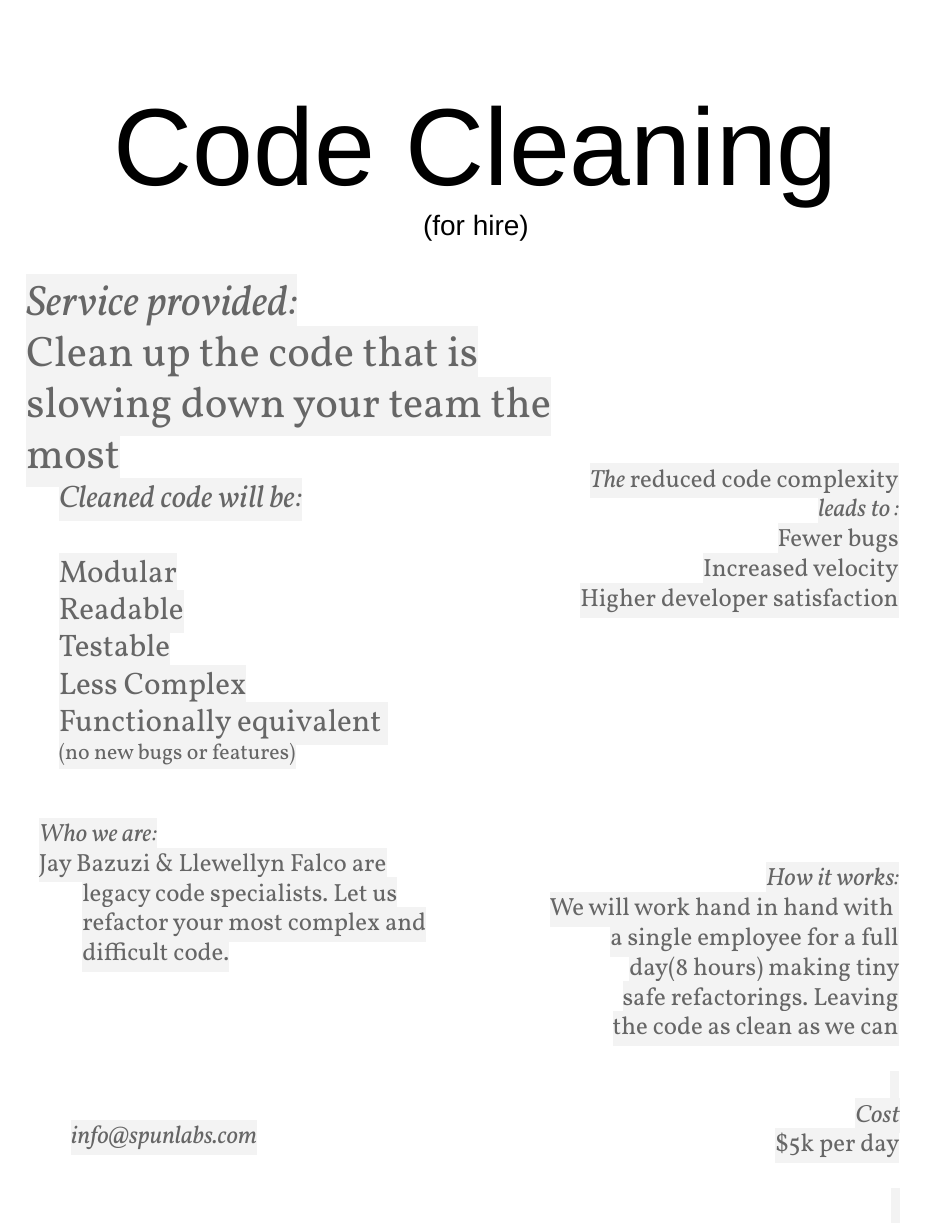
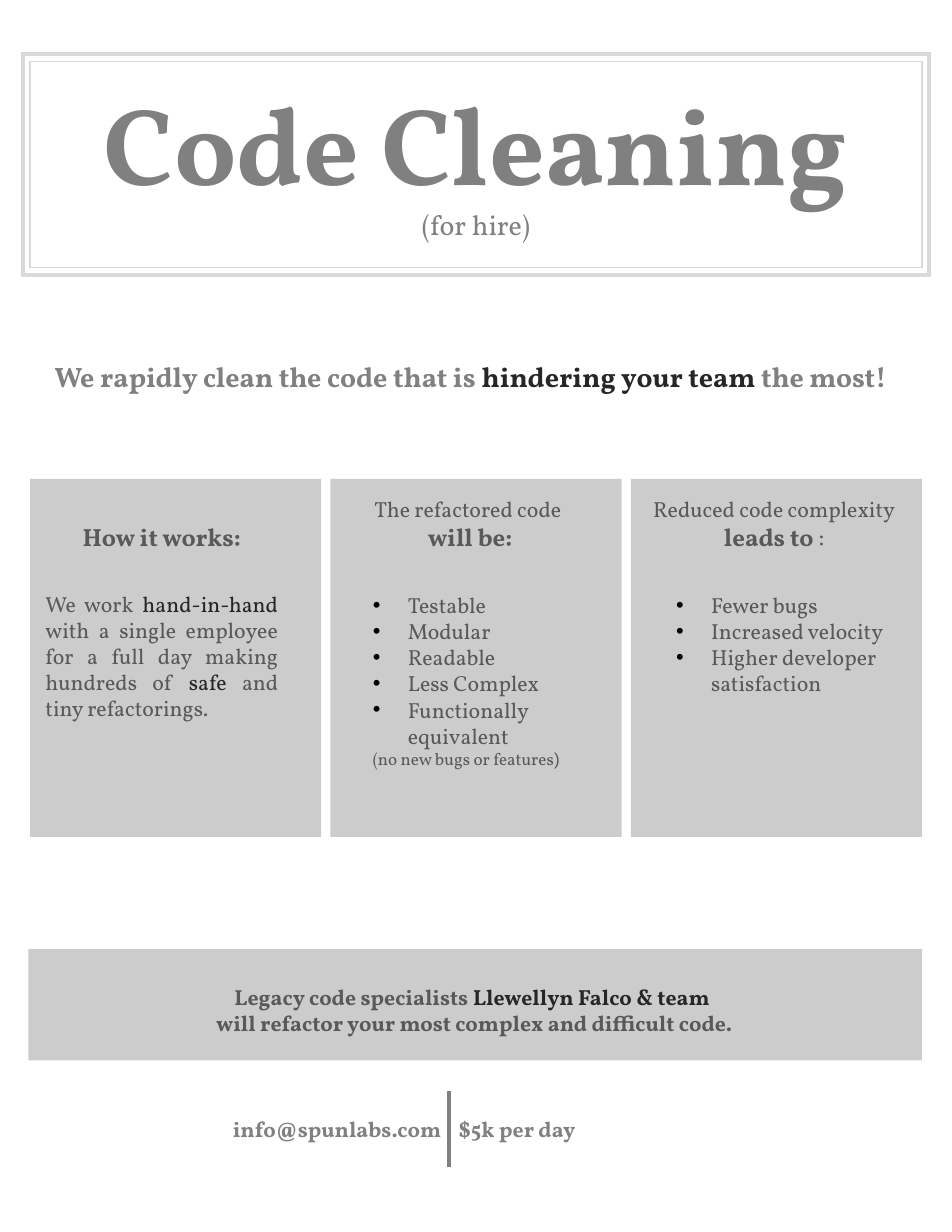
Before and after one commit to LearnWithLlew/RefactoringToCleanerCode.Slides, a slide deck: slide 2 of marketing/CodeCleanerForHire.pptx (slide 1 before the commit). Drawn at 952x1232 pixels with LibreOffice and Linux fonts; fonts in the diff are those of the drawing. Boxes give left, top, right and bottom in pixels: in the first picture for what was removed or moved away, otherwise in the second. Text is boxed around its words. In the diff, an @@ line names an element or a change of style, - is before the commit and + after.

```diff
--- a/marketing/CodeCleanerForHire.pptx
+++ b/marketing/CodeCleanerForHire.pptx
@@ rectangle added at [24, 54, 930, 274], outline #D9D9D9 2.25 pt @@
@@ rectangle added at [30, 62, 922, 267], outline #D9D9D9 0.75 pt @@
@@ title "Code Cleaning (for hire)": place and size @@
-title "Code Cleaning (for hire)" at [114, 105, 838, 240]
+title "Code Cleaning (for hire)" at [104, 106, 848, 243]
@@ title "Code Cleaning (for hire)" at [104, 106, 848, 243]: font Arial to Vollkorn, text colour #000000 to #808080; bold on in "Code Cleaning" @@
@@ subtitle removed at [26, 285, 552, 428] @@
-Service provided:
-Clean up the code that is slowing down your team the most
@@ text added at [55, 367, 886, 394], 18 pt, text #808080, bold @@
+We rapidly clean the code that is hindering your team the most!
@@ rectangle added at [30, 479, 321, 838], fill #CCCCCC @@
@@ rectangle added at [330, 479, 622, 838], fill #CCCCCC @@
@@ text at [590, 469, 899, 516]: paragraphs removed @@
-The reduced code complexity
-leads to :
@@ rectangle added at [631, 479, 922, 838], fill #CCCCCC @@
@@ text "How it works:": place and size @@
-text "How it works:" at [550, 867, 899, 1034]
+text "How it works:" at [45, 528, 278, 722]
@@ text added at [374, 501, 561, 546], 14 pt, text #595959 @@
+  The refactored code
+  will be:
@@ text added at [653, 501, 895, 546], 14 pt, text #595959 @@
+  Reduced code complexity
+  leads to :
@@ text at [83, 528, 241, 546]: text colour #666666 to #595959, highlight #F3F3F3 to none, bold on, italic off in "How it works:"; alignment right to centre; indent changed @@
@@ text at [45, 596, 278, 722]: text changed; size 16 to 14 pt; text colour #666666 to #595959 @@
-We will work hand in hand with a single employee for a full day(8 hours) making tiny safe refactorings. Leaving the code as clean as we can
+We work hand-in-hand with a single employee for a full day making hundreds of safe and tiny refactorings.
@@ text "Testable": place and size @@
-text "Testable" at [59, 485, 381, 765]
+text "Testable" at [373, 597, 560, 770]
@@ text at [408, 597, 486, 613]: text changed; size 20 to 14 pt; text colour #666666 to #595959; italic off @@
-  Cleaned code will be:
+  • Testable
@@ text "Fewer bugs": place and size @@
-text "Fewer bugs" at [580, 469, 899, 612]
+text "Fewer bugs" at [711, 597, 883, 691]
@@ text "Fewer bugs" at [711, 597, 883, 691]: size 16 to 14 pt, text colour #666666 to #595959, highlight #F3F3F3 to none; alignment right to left; bullet none to •; list level 1 to 2 in "Fewer bugs"; list level 1 to 2 in "Increased velocity"; list level 1 to 2 in "Higher developer satisfaction" @@
@@ text at [373, 623, 560, 770]: size 20 to 14 pt in "Modular", "Readable", "Less Complex", "Functionally equivalent"; text colour #666666 to #595959, highlight #F3F3F3 to none in "Modular", "Readable", "Less Complex", "Functionally equivalent" and 1 more places; size 14 to 11 pt in "(no new bugs or features)"; font Vollkorn to Arial in "features)"; bullet none to •; indent changed @@
@@ text at [59, 634, 170, 656]: paragraph removed @@
-  Testable
@@ rectangle added at [28, 949, 922, 1060], fill #CCCCCC @@
@@ text at [216, 989, 732, 1037]: text changed; size 16 to 14 pt; text colour #666666 to #595959; bold on @@
-Who we are:
-Jay Bazuzi & Llewellyn Falco are legacy code specialists. Let us refactor your most complex and difficult code.
+Legacy code specialists Llewellyn Falco & team
+will refactor your most complex and difficult code.
@@ line added from (449, 1091) to (449, 1167), #808080 2.25 pt @@
@@ text at [855, 1105, 899, 1122]: paragraph removed @@
-Cost
@@ page number removed at [865, 1105, 889, 1142] @@
-1
@@ text "info@spunlabs.com": place and size @@
-text "info@spunlabs.com" at [71, 1125, 257, 1149]
+text "info@spunlabs.com" at [233, 1121, 441, 1142]
@@ text "info@spunlabs.com" at [233, 1121, 441, 1142]: size 16 to 14 pt, text colour #666666 to #808080, highlight #F3F3F3 to none, bold on, italic off; indent changed @@
@@ text "$5k per day": place and size @@
-text "$5k per day" at [775, 1105, 899, 1157]
+text "$5k per day" at [459, 1121, 575, 1143]
@@ text "$5k per day" at [459, 1121, 575, 1143]: size 16 to 14 pt, text colour #666666 to #808080, highlight #F3F3F3 to none, bold on; alignment right to left; indent changed @@
```
Also in this commit, not shown: 2 other files.
